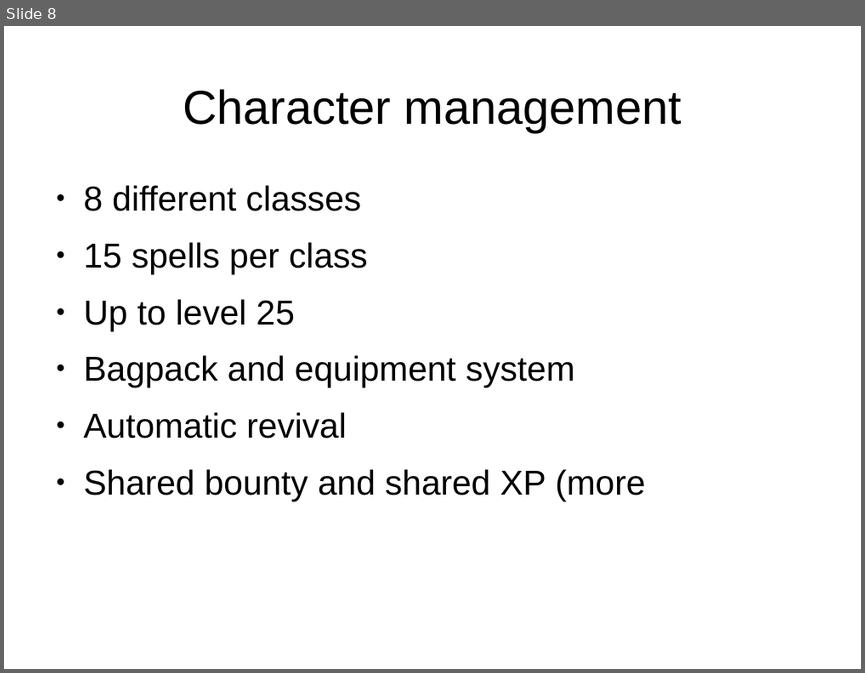
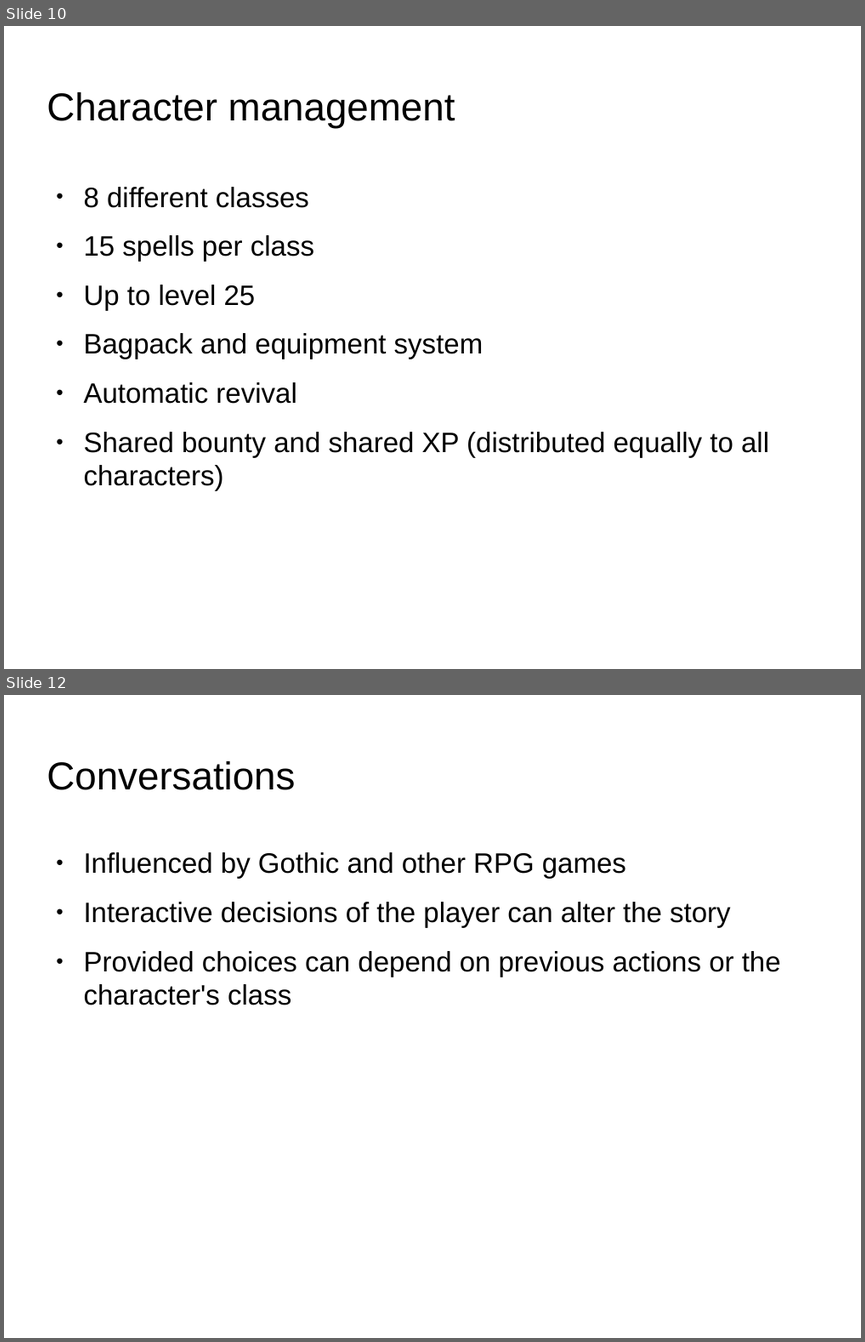
Before and after one commit to tdauth/dmdf, a slide deck: doc/presentation.odp. Shown one above the other, each under a label of ours: slide 8 before the commit, slides 10 and 12 after it; the slides between them are not shown. The pictures are 865x673 and 865x1342 pixels, drawn with LibreOffice and Linux fonts; fonts in the diff are those of the drawing; background and template pictures are left out. Boxes give left, top, right and bottom in pixels: in the first picture for what was removed or moved away, otherwise in the second. Text is boxed around its words. In the diff, an @@ line names an element or a change of style, - is before the commit and + after.

```diff
--- a/doc/presentation.odp
+++ b/doc/presentation.odp
@@ slide 12 added at [4,695,861,1338], background picture (left out) @@
@@ title added at [46,761,295,790], 36 pt, text #000000 @@
+Conversations
@@ text added at [84,852,781,1005], 26 pt, text #000000 @@
+● Influenced by Gothic and other RPG games
+● Interactive decisions of the player can alter the story
+● Provided choices can depend on previous actions or the character's class
@@ what was slide 8 is now slide 10 @@
@@ slide 10 changed as well @@
@@ title "Character management": place and size @@
-title "Character management" at [182,89,681,132]
+title "Character management" at [46,92,455,129]
@@ title "Character management" at [46,92,455,129]: size 44 to 36 pt; alignment centre to left @@
@@ text at [84,187,483,403]: size 32 to 26 pt in "8 different classes", "15 spells per class", "Up to level 25", "Bagpack and equipment system" and 1 more places @@
@@ text at [84,431,769,491]: text changed; size 32 to 26 pt @@
-● Shared bounty and shared XP (more
+● Shared bounty and shared XP (distributed equally to all characters)
```
Also in this commit, not shown: 9 other slides changed, 4 other slides added, 7 other files.
